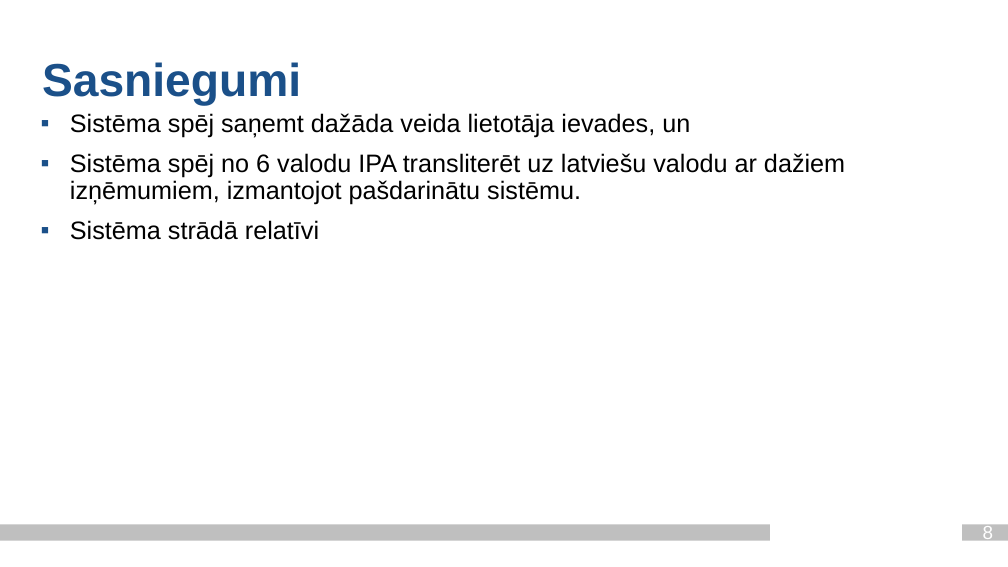
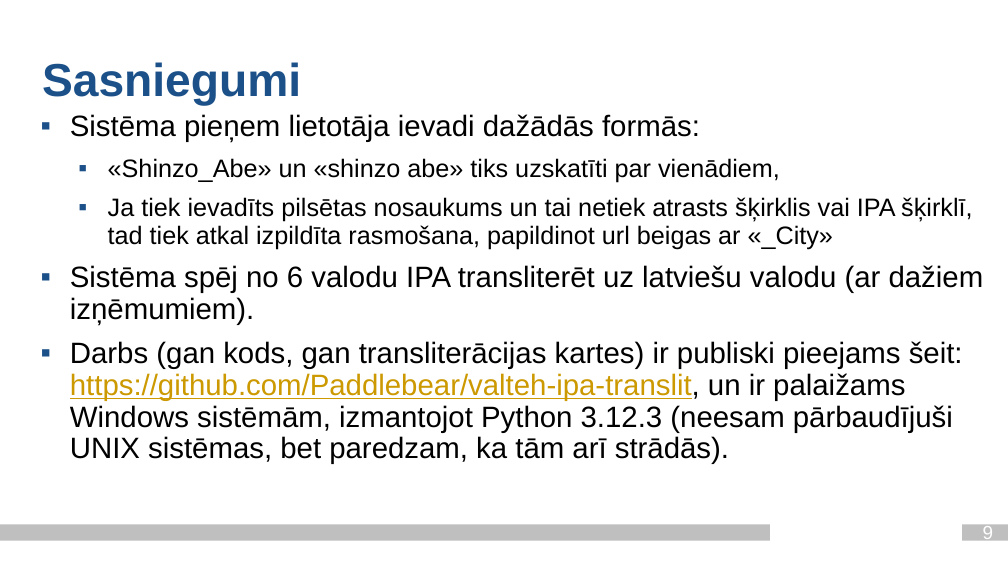
Before and after one commit to Paddlebear/valteh-ipa-translit, a slide deck: slide 9 of docs/valodasprez_2_ag21201_je21033.pptx (slide 8 before the commit). Drawn at 1008x567 pixels with LibreOffice and Linux fonts; fonts in the diff are those of the drawing; background and template pictures are left out. Boxes give left, top, right and bottom in pixels: in the first picture for what was removed or moved away, otherwise in the second. Text is boxed around its words. In the diff, an @@ line names an element or a change of style, - is before the commit and + after.

```diff
--- a/docs/valodasprez_2_ag21201_je21033.pptx
+++ b/docs/valodasprez_2_ag21201_je21033.pptx
@@ text at [70,114,984,464]: text changed; size 24 to 28 pt @@
-▪ Sistēma spēj saņemt dažāda veida lietotāja ievades, un
-▪ Sistēma spēj no 6 valodu IPA transliterēt uz latviešu valodu ar dažiem izņēmumiem, izmantojot pašdarinātu sistēmu.
-▪ Sistēma strādā relatīvi
+▪ Sistēma pieņem lietotāja ievadi dažādās formās:
+  ▪ «Shinzo_Abe» un «shinzo abe» tiks uzskatīti par vienādiem,
+  ▪ Ja tiek ievadīts pilsētas nosaukums un tai netiek atrasts šķirklis vai IPA šķirklī, tad tiek atkal izpildīta rasmošana, papildinot url beigas ar «_City»
+▪ Sistēma spēj no 6 valodu IPA transliterēt uz latviešu valodu (ar dažiem izņēmumiem).
+▪ Darbs (gan kods, gan transliterācijas kartes) ir publiski pieejams šeit: https://github.com/Paddlebear/valteh-ipa-translit, un ir palaižams Windows sistēmām, izmantojot Python 3.12.3 (neesam pārbaudījuši UNIX sistēmas, bet paredzam, ka tām arī strādās).
```
Also in this commit, not shown: 7 other slides changed, 1 slide added, 2 other files.
